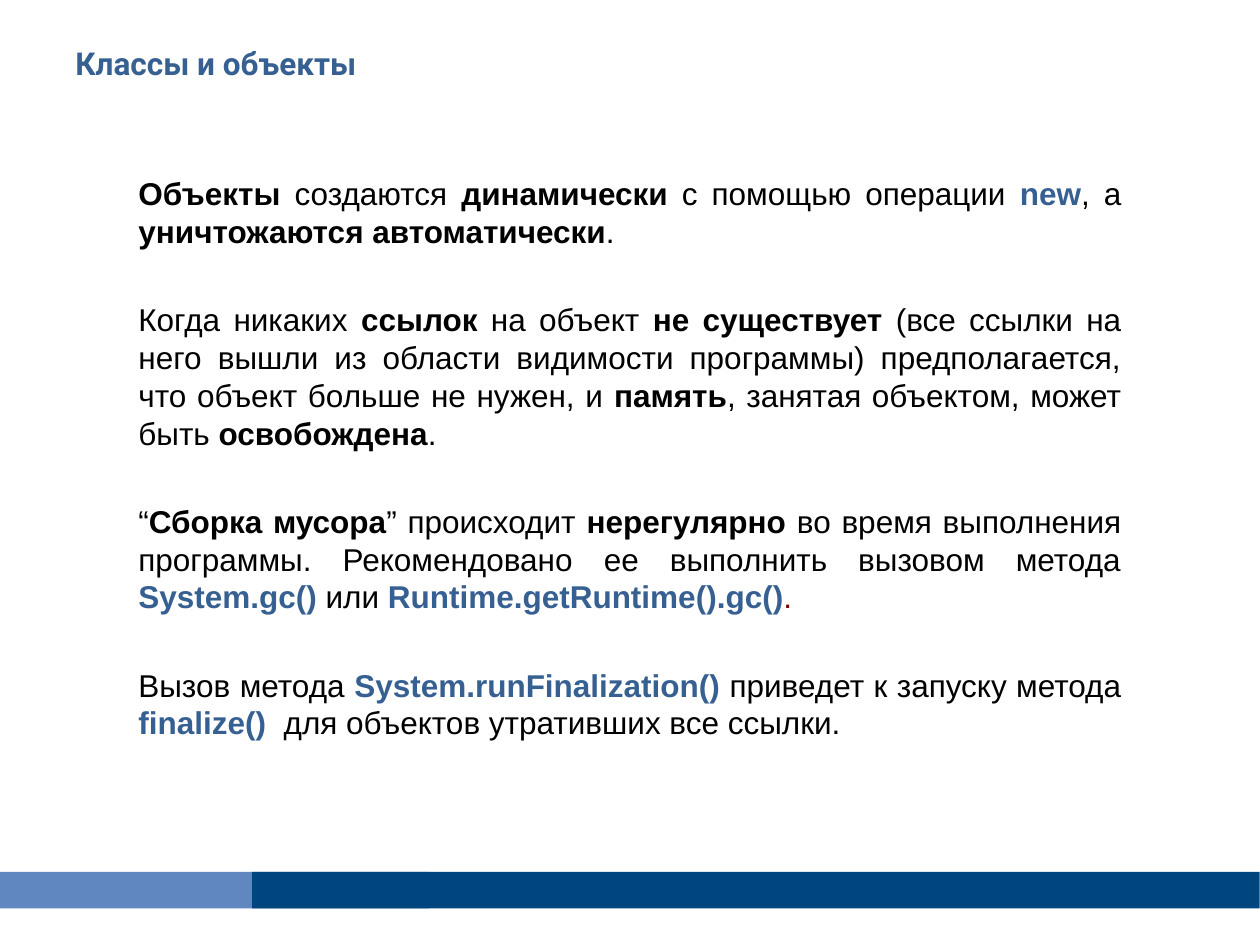
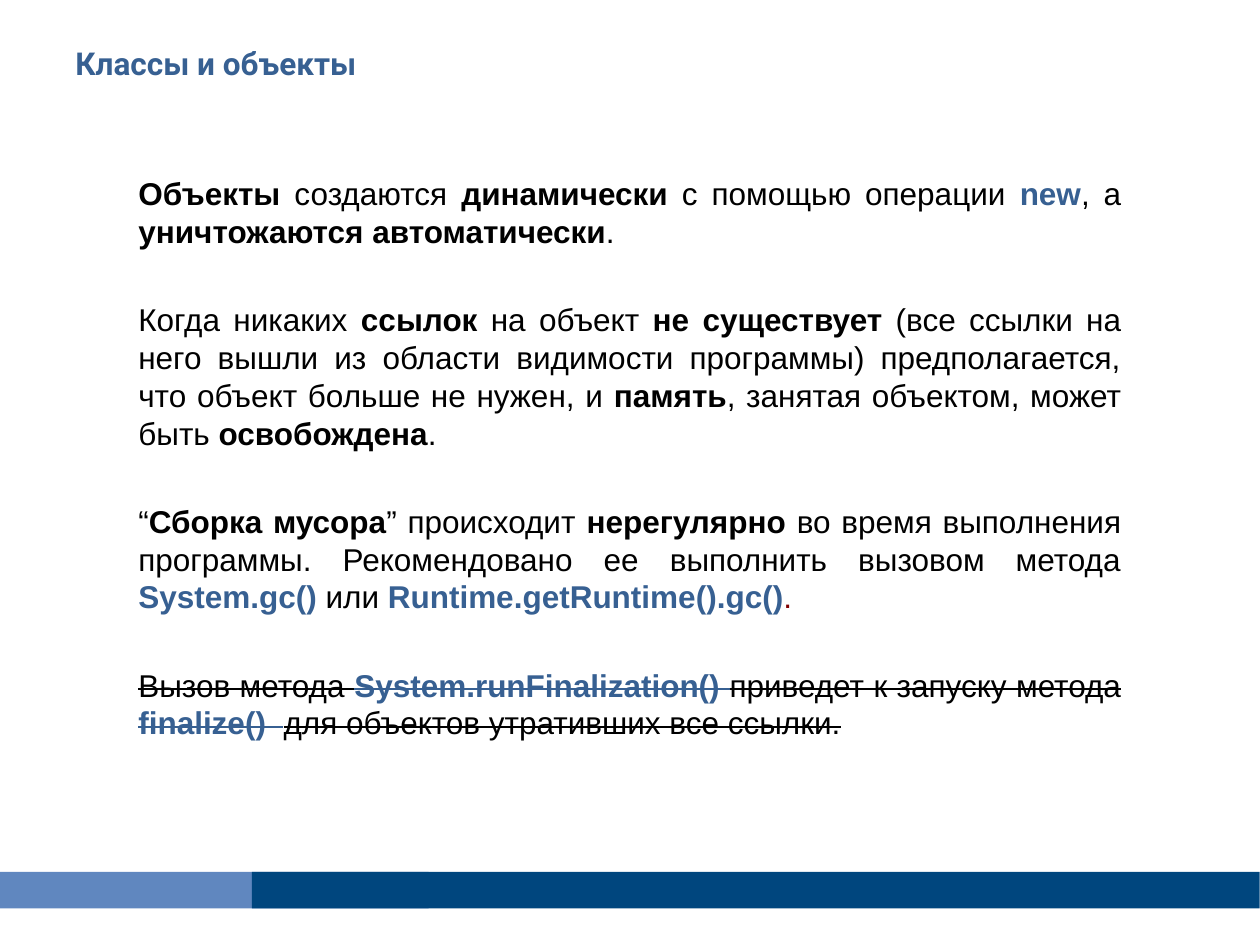
Before and after one commit to Vyacheslav2023/javase0111, a slide deck: slide 23 of presentation/JavaSE106OOP.pptx. Drawn at 1260x945 pixels with LibreOffice and Linux fonts; fonts in the diff are those of the drawing. Boxes give left, top, right and bottom in pixels: in the first picture for what was removed or moved away, otherwise in the second. Text is boxed around its words. In the diff, an @@ line names an element or a change of style, - is before the commit and + after.

```diff
--- a/presentation/JavaSE106OOP.pptx
+++ b/presentation/JavaSE106OOP.pptx
@@ text at [138, 674, 1121, 740]: strikethrough on in "Вызов метода System.runFinalization() приведет к запуску мет ..." @@
```
Also in this commit, not shown: 14 other slides changed, 34 other files.
